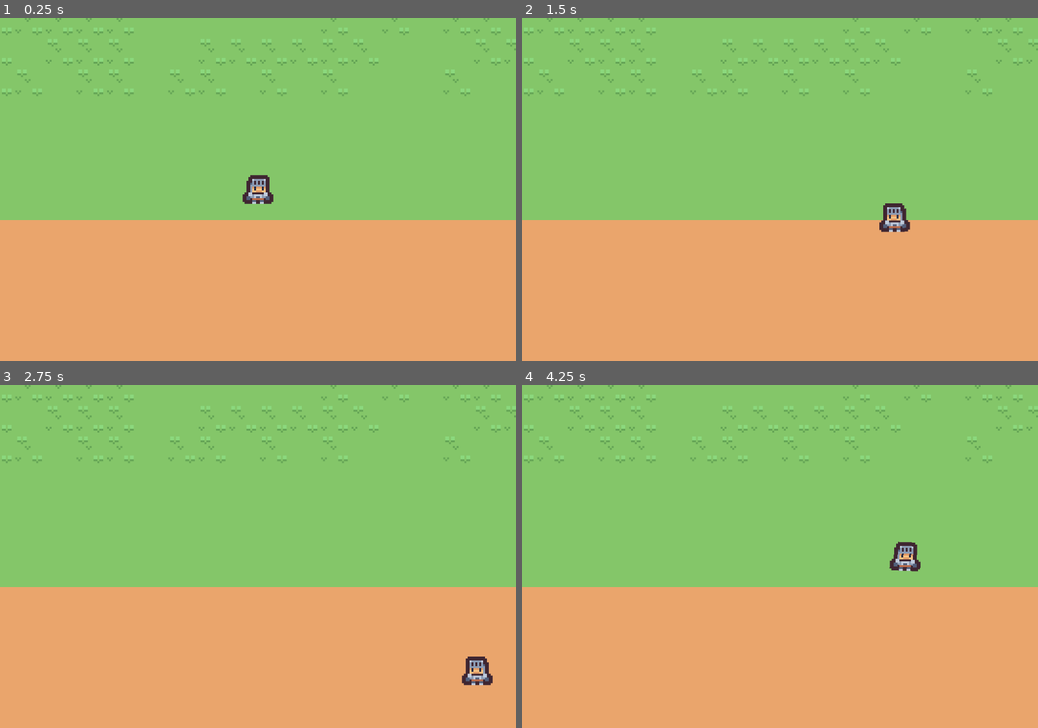
Above: before the commit, frames 1-4 (two rows, left to right).
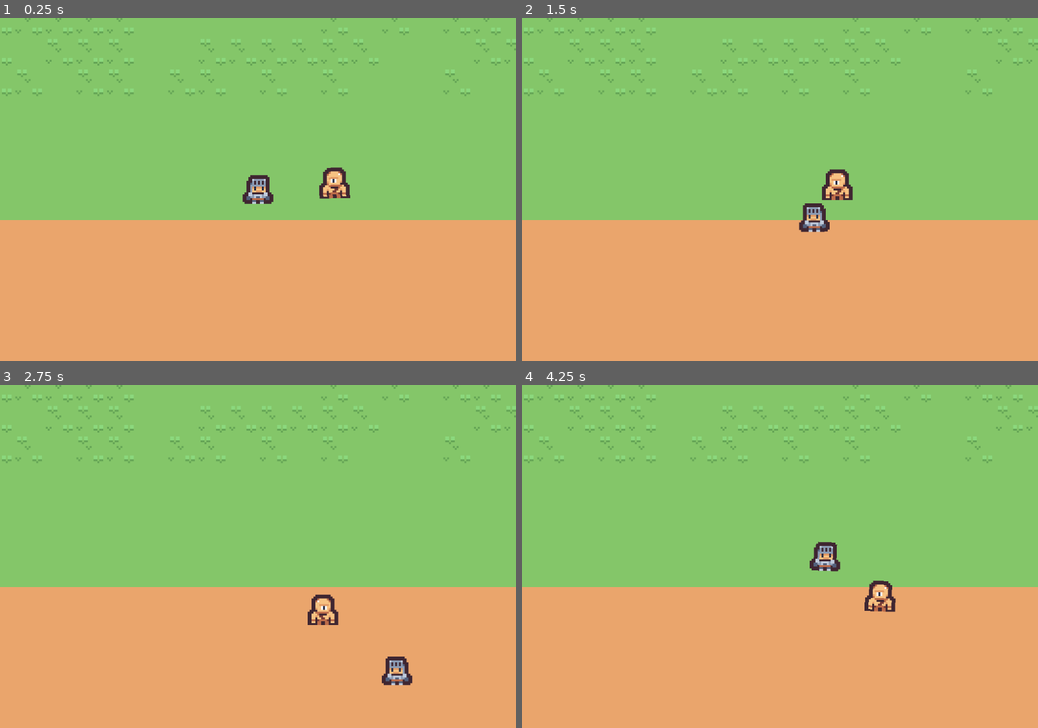
Above: after the commit, the same moments.

Repository: MohitWarrier/action-rpg
Game: Godot game, scene res://overworld.tscn
The game is run twice, just before and just after one commit, with the same random seed, the same clock (stepped at 60 frames per second) and the same inputs.
Inputs (mouse positions are in pixels of both pictures, inside the frame that each line leads up to):
- Up to frame 1 (0.25 s): no input
- Up to frame 2 (1.5 s): move the mouse to (893, 172) at 0.52 s; hold D (move_right) 0.53-1.28 s; move the mouse to (676, 206) at 1.27 s; hold S (move_down) from 1.28 s (still down)
- Up to frame 3 (2.75 s): move the mouse to (309, 481) at 2.02 s; release S (move_down) at 2.03 s; hold D (move_right) from 2.03 s (still down)
- Up to frame 4 (4.25 s): move the mouse to (754, 625) at 2.77 s; release D (move_right) at 2.78 s; hold W (move_up) 2.78-3.53 s; move the mouse to (934, 607) at 3.52 s; hold A (move_left) from 3.53 s (still down)

The runs differ from the first frame. In frame 1, 0.5% of the frame differs, in the area x 61-68%, y 43-53%; in frame 2, 1.3%, in the area x 53-76%, y 44-63%; in frame 3, 1.2%; in frame 4, 1.3%.

Commit message:
Added Enemy Base script
implementing weapons next

Diff:
--- /dev/null
+++ b/Scripts/Character/enemy.gd
@@ -0,0 +1,24 @@
+class_name Enemy
+extends Character
+
+@export var target: CharacterBody2D
+@export var stop_distance: int = 30
+
+var target_direction: Vector2
+var target_distance: float
+
+
+func _process(delta: float) -> void:
+	if not target:
+		return
+
+	target_direction = global_position.direction_to(target.global_position)
+	target_distance = global_position.distance_to(target.global_position)
+
+	look_direction = target_direction
+
+	# stop moving once enemy has reached a certain distance to target
+	if target_distance > stop_distance:
+		move_input = target_direction
+	else:
+		move_input = Vector2.ZERO
--- /dev/null
+++ b/Scripts/Weapons/equip_item.gd
@@ -0,0 +1 @@
+extends Node
--- a/overworld.tscn
+++ b/overworld.tscn
@@ -1,9 +1,11 @@
-[gd_scene load_steps=6 format=4 uid="uid://bdm81g1ffafh8"]
+[gd_scene load_steps=8 format=4 uid="uid://bdm81g1ffafh8"]
 
 [ext_resource type="TileSet" uid="uid://bocodjrh6g07b" path="res://Sprites/Tilesets/overworld_tileset.tres" id="1_6jwp1"]
 [ext_resource type="Texture2D" uid="uid://d6eu6auofgw5" path="res://Sprites/Characters/Character_Knight.tres" id="2_v726c"]
 [ext_resource type="Script" uid="uid://dj7m0b5mnoe2a" path="res://Scripts/Character/player.gd" id="3_nyb65"]
 [ext_resource type="Script" uid="uid://d11yrst7bij23" path="res://Scripts/Character/character_visual.gd" id="4_824ie"]
+[ext_resource type="Script" uid="uid://cspooyochquop" path="res://Scripts/Character/enemy.gd" id="5_m4qw5"]
+[ext_resource type="Texture2D" uid="uid://delaw40asu4s2" path="res://Sprites/Characters/Character_Cyclops.tres" id="6_87uyu"]
 
 [sub_resource type="CapsuleShape2D" id="CapsuleShape2D_v726c"]
 radius = 6.0
@@ -31,3 +33,16 @@
 
 [node name="Camera2D" type="Camera2D" parent="."]
 zoom = Vector2(4, 4)
+
+[node name="Enemy" type="CharacterBody2D" parent="." node_paths=PackedStringArray("target")]
+position = Vector2(47, -4)
+script = ExtResource("5_m4qw5")
+target = NodePath("../Player")
+
+[node name="Sprite2D" type="Sprite2D" parent="Enemy" node_paths=PackedStringArray("character")]
+texture = ExtResource("6_87uyu")
+script = ExtResource("4_824ie")
+character = NodePath("..")
+
+[node name="CollisionShape2D" type="CollisionShape2D" parent="Enemy"]
+shape = SubResource("CapsuleShape2D_v726c")
Not shown, added: Scripts/Character/enemy.gd.uid
Not shown, added: Scripts/Weapons/equip_item.gd.uid
